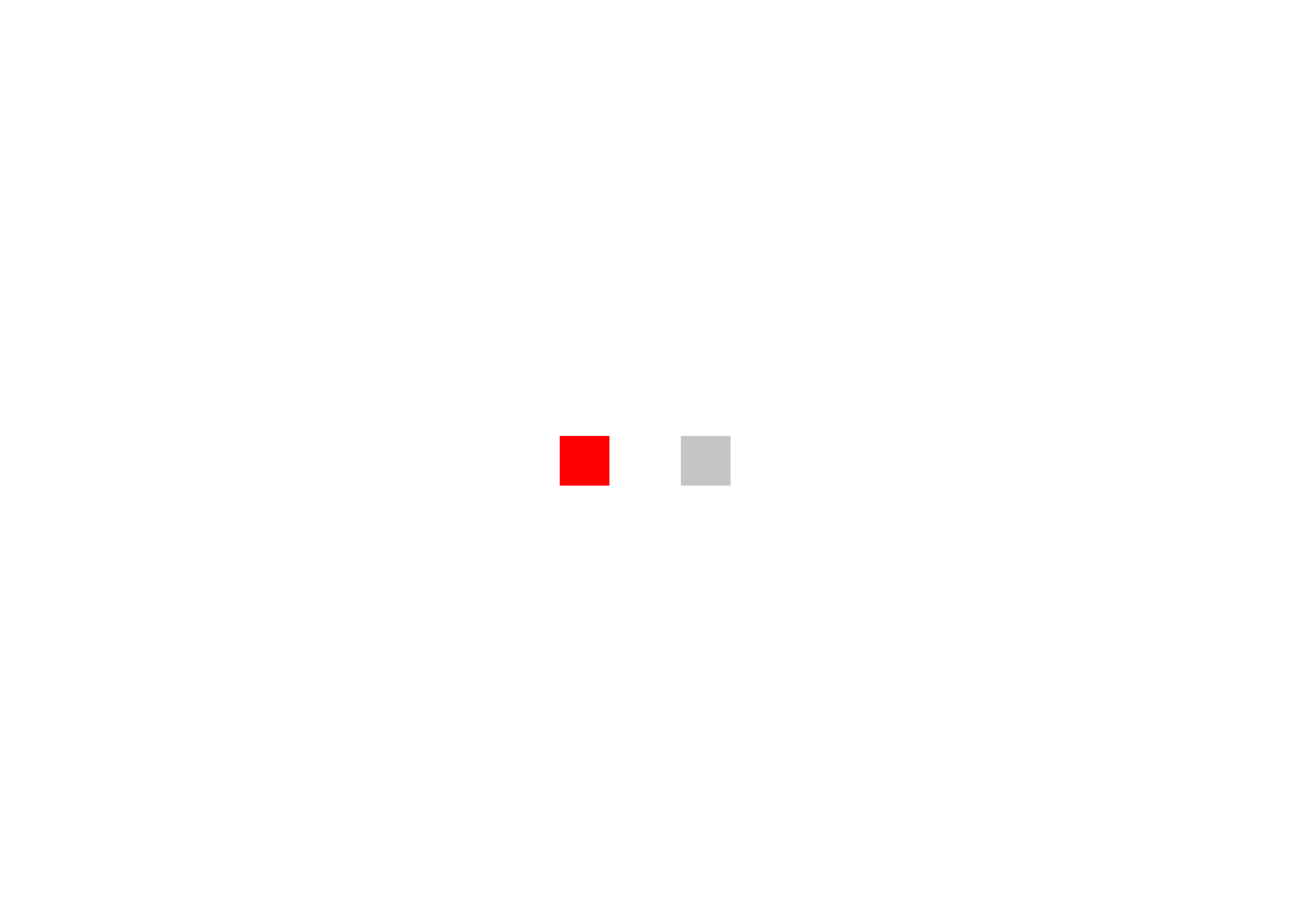
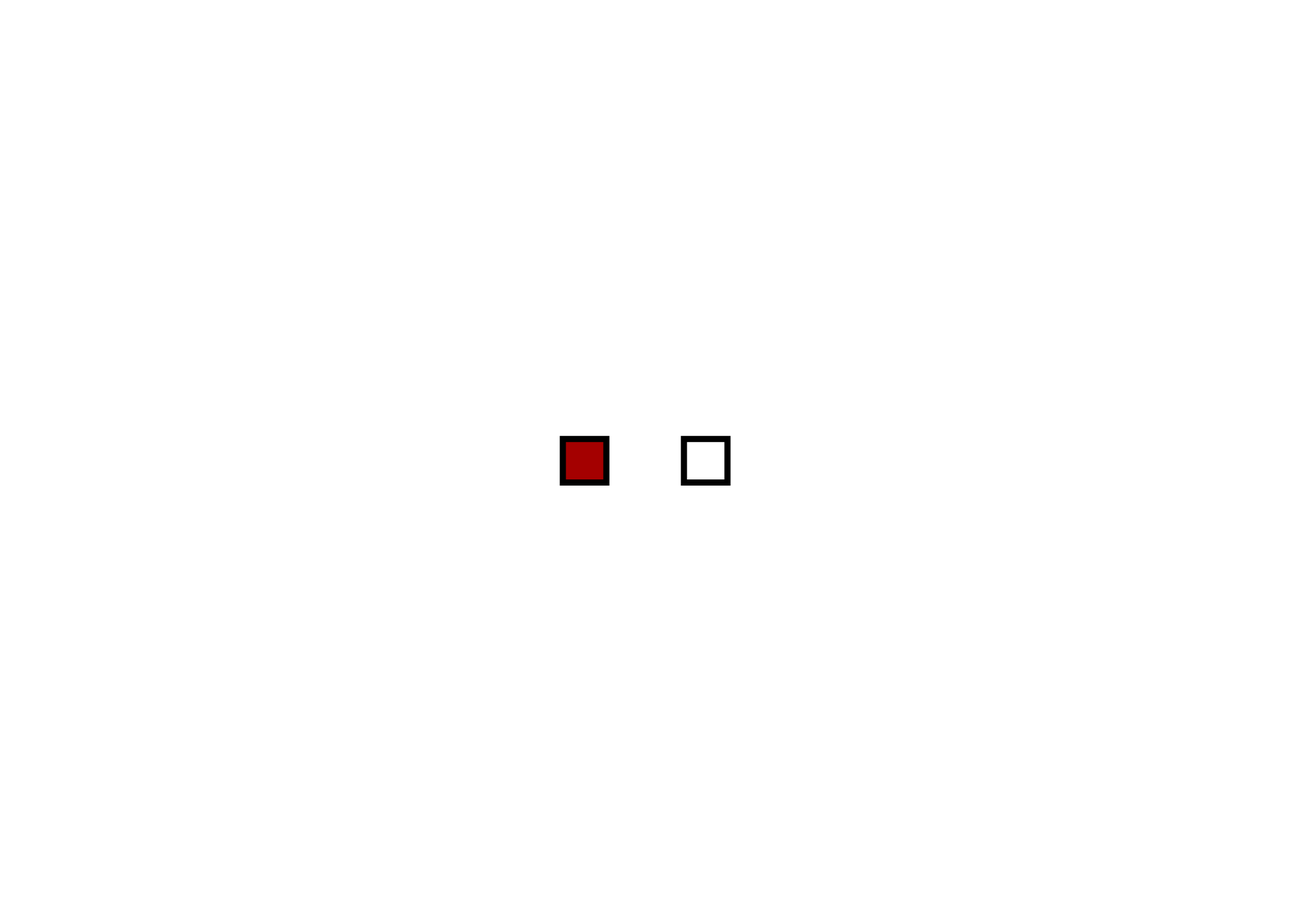
Before/after of a (1291, 922) layered artwork. What changed in the layer stack:
painted on "Rettangolo 2" over bbox(559, 436, 611, 486)
painted on "Rettangolo 2 copia" over bbox(680, 436, 732, 486)
